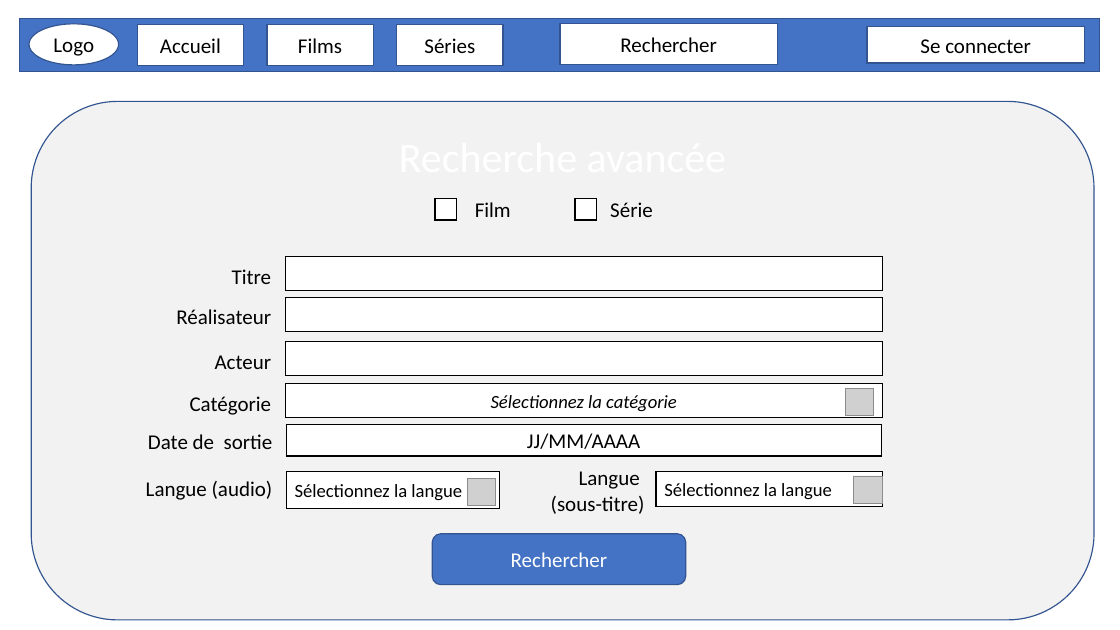
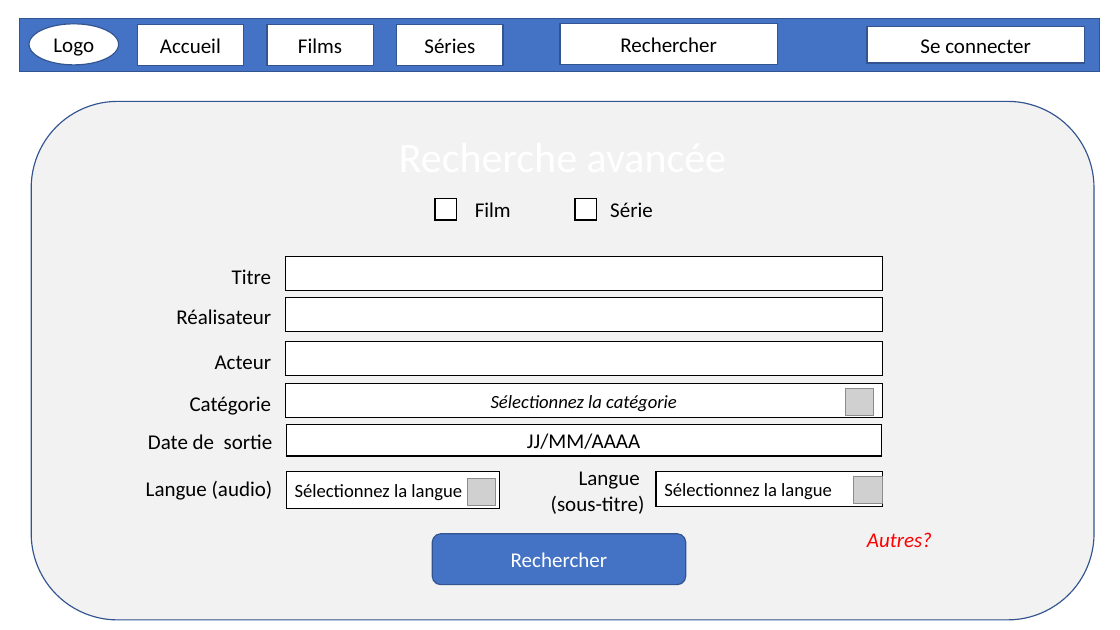
Before and after one commit to MartinBriday/PFF_WatchNow, a slide deck: slide 8 of docs/Projet_Preview.pptx. Drawn at 1120x630 pixels with LibreOffice and Linux fonts; fonts in the diff are those of the drawing; grey boxes stand for pictures. Boxes give left, top, right and bottom in pixels: in the first picture for what was removed or moved away, otherwise in the second. Text is boxed around its words. In the diff, an @@ line names an element or a change of style, - is before the commit and + after.

```diff
--- a/docs/Projet_Preview.pptx
+++ b/docs/Projet_Preview.pptx
@@ text added at bbox=[867, 532, 932, 547], 18 pt, text #FF0000, italic @@
+Autres?
```
Also in this commit, not shown: 1 other slide changed, 4 slides added, 1 slide removed.
